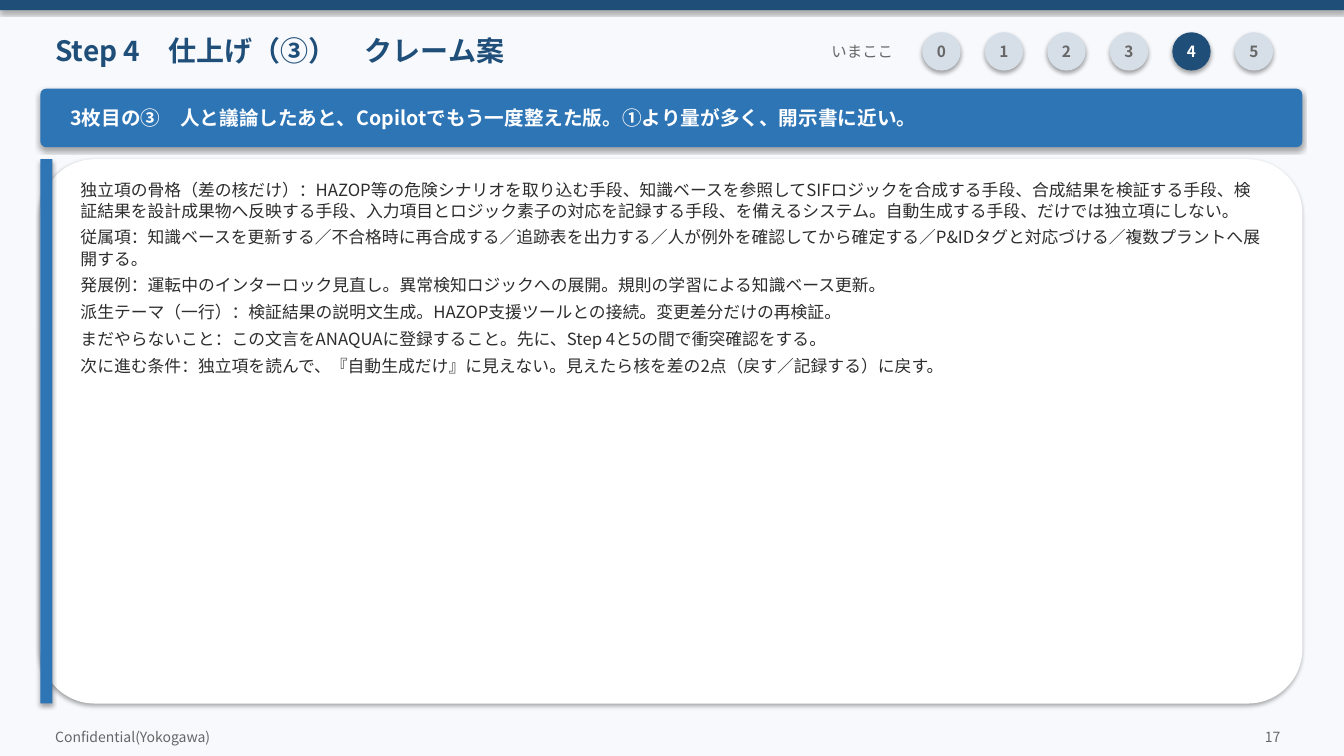
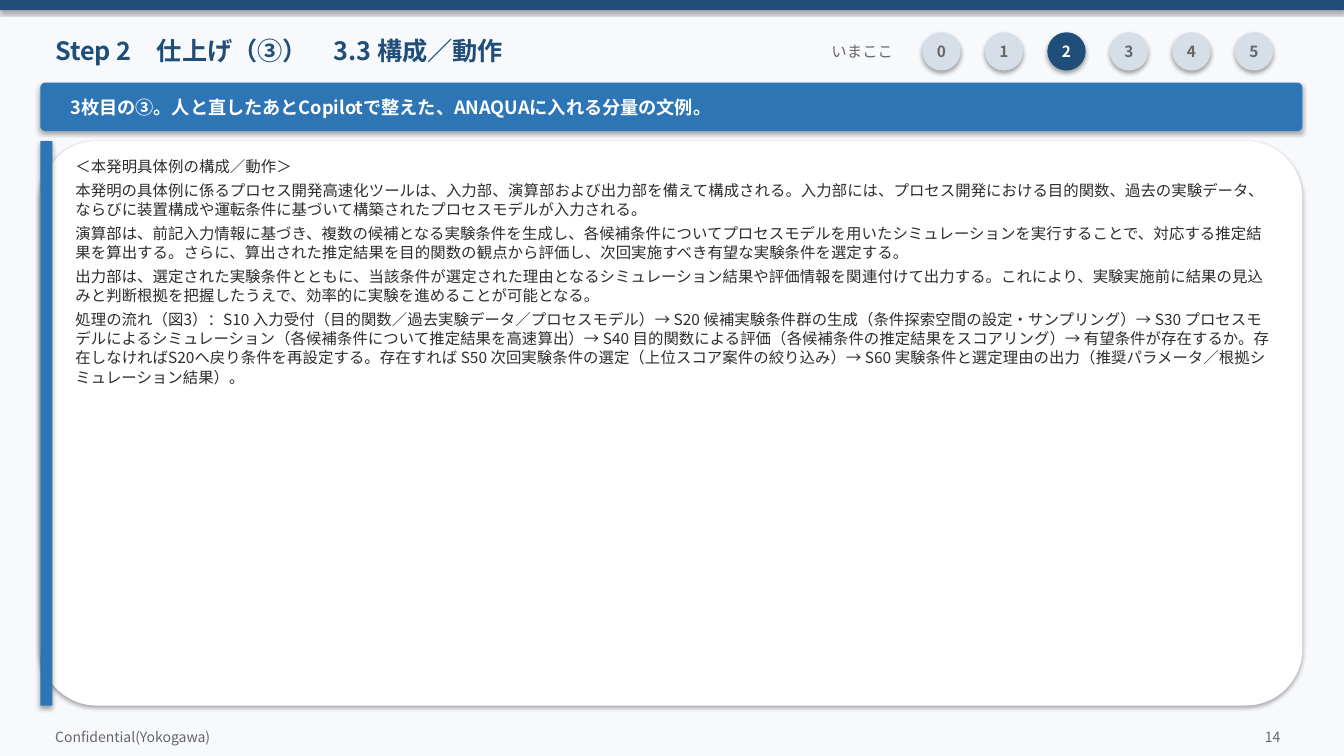
Before and after one commit to zhexingwang/ppt, a slide deck: slide 14 of decks/05_Copilot発明開示書/Copilot発明開示書_訂正反映.pptx (slide 17 before the commit). Drawn at 1344x756 pixels with LibreOffice and Linux fonts; fonts in the diff are those of the drawing. Boxes give left, top, right and bottom in pixels: in the first picture for what was removed or moved away, otherwise in the second. Text is boxed around its words. In the diff, an @@ line names an element or a change of style, - is before the commit and + after.

```diff
--- a/decks/05_Copilot発明開示書/Copilot発明開示書_訂正反映.pptx
+++ b/decks/05_Copilot発明開示書/Copilot発明開示書_訂正反映.pptx
@@ text at (x1=55, y1=38, x2=503, y2=66): text changed; size 20 to 18 pt @@
-Step 4 仕上げ（③） クレーム案
+Step 2 仕上げ（③） 3.3 構成／動作
@@ text "2" at (x1=1062, y1=45, x2=1071, y2=57): text colour #666666 to #FFFFFF @@
@@ ellipse at (x1=1048, y1=32, x2=1086, y2=71): fill #D6DEE8 to #1F4E79 @@
@@ text "4" at (x1=1187, y1=45, x2=1196, y2=57): text colour #FFFFFF to #666666 @@
@@ ellipse at (x1=1173, y1=32, x2=1211, y2=71): fill #1F4E79 to #D6DEE8 @@
@@ rounded rectangle resized from (x1=40, y1=89, x2=1303, y2=147) to (x1=40, y1=83, x2=1303, y2=131) @@
@@ text at (x1=70, y1=98, x2=711, y2=118): text changed; size 14 to 13 pt @@
-3枚目の③ 人と議論したあと、Copilotでもう一度整えた版。①より量が多く、開示書に近い。
+3枚目の③。人と直したあとCopilotで整えた、ANAQUAに入れる分量の文例。
@@ rounded rectangle resized from (x1=40, y1=159, x2=1303, y2=704) to (x1=40, y1=141, x2=1303, y2=706) @@
@@ rectangle resized from (x1=40, y1=159, x2=52, y2=704) to (x1=40, y1=141, x2=52, y2=706) @@
@@ text at (x1=75, y1=159, x2=1269, y2=385): text changed; size 12 to 11 pt @@
-独立項の骨格（差の核だけ）：HAZOP等の危険シナリオを取り込む手段、知識ベースを参照してSIFロジックを合成する手段、合成結果を検証する手段、検証結果を設計成果物へ反映する手段、入力項目とロジック素子の対応を記録する手段、を備えるシステム。自動生成する手段、だけでは独立項にしない。
-従属項：知識ベースを更新する／不合格時に再合成する／追跡表を出力する／人が例外を確認してから確定する／P&IDタグと対応づける／複数プラントへ展開する。
-発展例：運転中のインターロック見直し。異常検知ロジックへの展開。規則の学習による知識ベース更新。
-派生テーマ（一行）：検証結果の説明文生成。HAZOP支援ツールとの接続。変更差分だけの再検証。
-まだやらないこと：この文言をANAQUAに登録すること。先に、Step 4と5の間で衝突確認をする。
-次に進む条件：独立項を読んで、『自動生成だけ』に見えない。見えたら核を差の2点（戻す／記録する）に戻す。
+＜本発明具体例の構成／動作＞
+本発明の具体例に係るプロセス開発高速化ツールは、入力部、演算部および出力部を備えて構成される。入力部には、プロセス開発における目的関数、過去の実験データ、ならびに装置構成や運転条件に基づいて構築されたプロセスモデルが入力される。
+演算部は、前記入力情報に基づき、複数の候補となる実験条件を生成し、各候補条件についてプロセスモデルを用いたシミュレーションを実行することで、対応する推定結果を算出する。さらに、算出された推定結果を目的関数の観点から評価し、次回実施すべき有望な実験条件を選定する。
+出力部は、選定された実験条件とともに、当該条件が選定された理由となるシミュレーション結果や評価情報を関連付けて出力する。これにより、実験実施前に結果の見込みと判断根拠を把握したうえで、効率的に実験を進めることが可能となる。
+処理の流れ（図3）：S10 入力受付（目的関数／過去実験データ／プロセスモデル）→ S20 候補実験条件群の生成（条件探索空間の設定・サンプリング）→ S30 プロセスモデルによるシミュレーション（各候補条件について推定結果を高速算出）→ S40 目的関数による評価（各候補条件の推定結果をスコアリング）→ 有望条件が存在するか。存在しなければS20へ戻り条件を再設定する。存在すれば S50 次回実験条件の選定（上位スコア案件の絞り込み）→ S60 実験条件と選定理由の出力（推奨パラメータ／根拠シミュレーション結果）。
@@ text at (x1=1265, y1=732, x2=1281, y2=742): text changed @@
-17
+14
```
Also in this commit, not shown: 13 other slides changed, 6 slides added, 5 slides removed, 22 other files.
